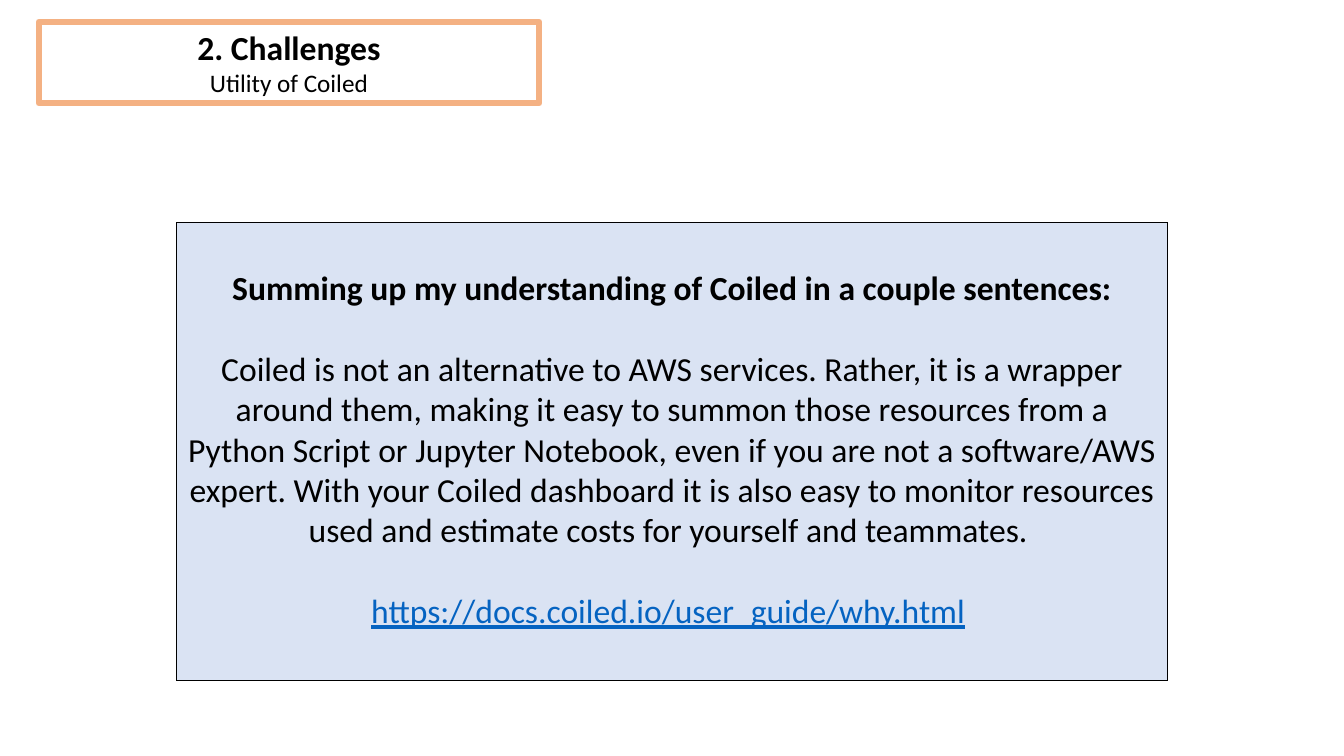
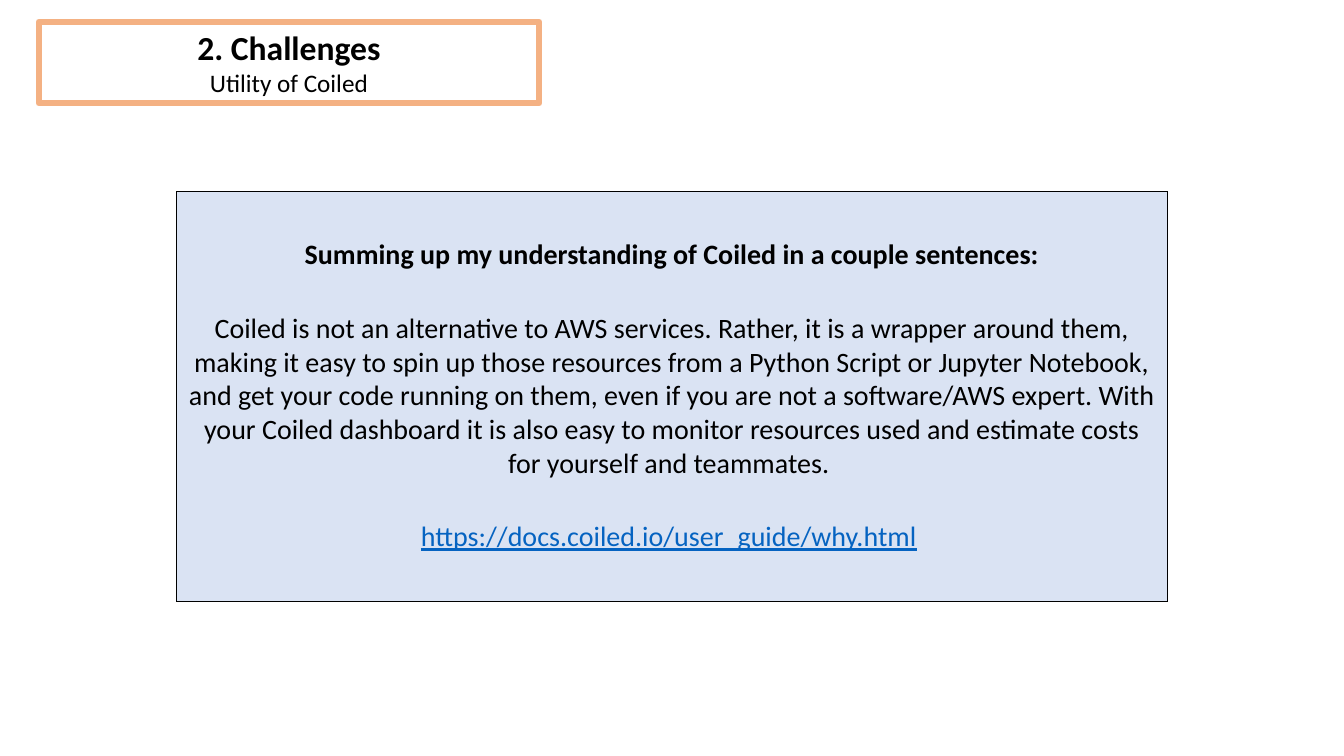
Before and after one commit to DeanHenze/cloud_earthdata, a slide deck: slide 14 of coiled/Coiled_presentation.pptx (slide 13 before the commit). Drawn at 1344x756 pixels with LibreOffice and Linux fonts; fonts in the diff are those of the drawing. Boxes give left, top, right and bottom in pixels: in the first picture for what was removed or moved away, otherwise in the second. Text is boxed around its words. In the diff, an @@ line names an element or a change of style, - is before the commit and + after.

```diff
--- a/coiled/Coiled_presentation.pptx
+++ b/coiled/Coiled_presentation.pptx
@@ rectangle "Summing up my understanding of ...": place and size @@
-rectangle "Summing up my understanding of ..." at bbox=[176, 222, 1168, 680]
+rectangle "Summing up my understanding of ..." at bbox=[176, 192, 1168, 602]
@@ text in rectangle at bbox=[305, 244, 1038, 551]: size 24 to 20 pt in "Summing up my understanding of Coiled in ...", "https://docs.coiled.io/user_guide/why.html" @@
@@ text in rectangle at bbox=[189, 318, 1154, 478]: text changed; size 24 to 20 pt @@
-Coiled is not an alternative to AWS services. Rather, it is a wrapper around them, making it easy to summon those resources from a Python Script or Jupyter Notebook, even if you are not a software/AWS expert. With your Coiled dashboard it is also easy to monitor resources used and estimate costs for yourself and teammates.
+Coiled is not an alternative to AWS services. Rather, it is a wrapper around them, making it easy to spin up those resources from a Python Script or Jupyter Notebook, and get your code running on them, even if you are not a software/AWS expert. With your Coiled dashboard it is also easy to monitor resources used and estimate costs for yourself and teammates.
```
Also in this commit, not shown: 20 other slides changed, 7 slides added, 9 slides removed, 3 other files.
